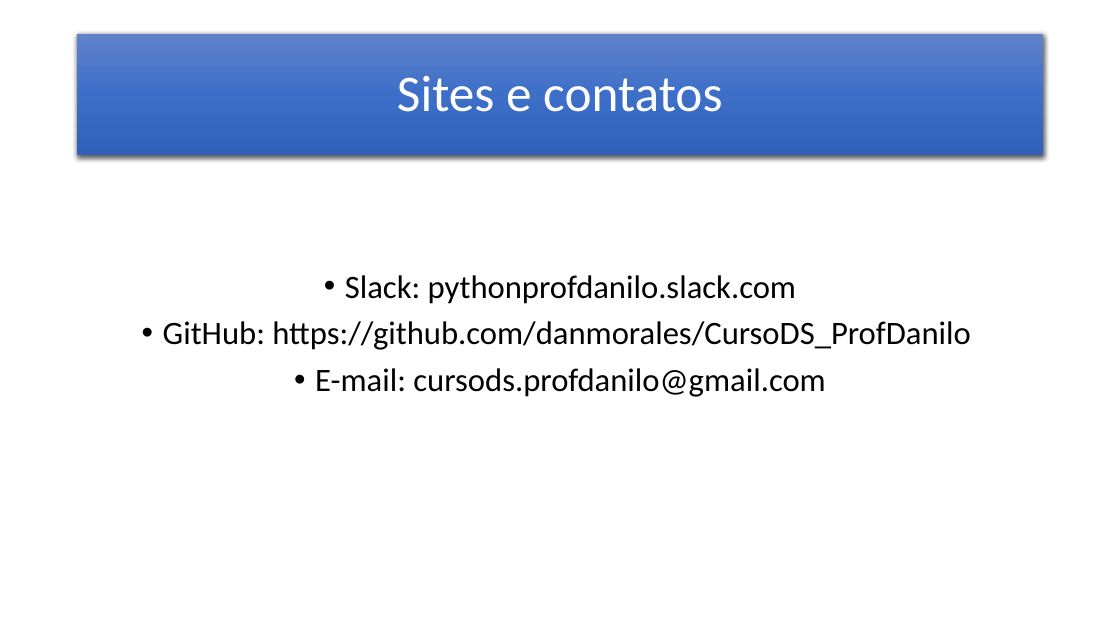
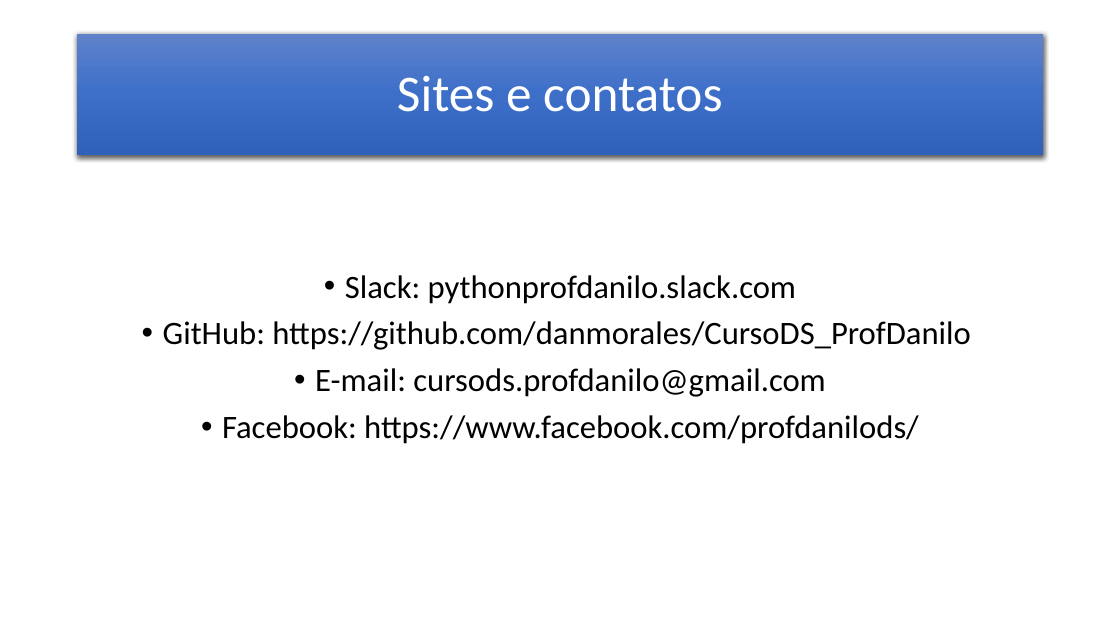
Before and after one commit to danmorales/CursoDS_ProfDanilo, a slide deck: slide 2 of Estatistica/Estatistica_Erros.pptx. Drawn at 1120x630 pixels with LibreOffice and Linux fonts; fonts in the diff are those of the drawing. Boxes give left, top, right and bottom in pixels: in the first picture for what was removed or moved away, otherwise in the second. Text is boxed around its words. In the diff, an @@ line names an element or a change of style, - is before the commit and + after.

```diff
--- a/Estatistica/Estatistica_Erros.pptx
+++ b/Estatistica/Estatistica_Erros.pptx
@@ text at (222,415,919,444): paragraph added @@
+• Facebook: https://www.facebook.com/profdanilods/
```
Also in this commit, not shown: 7 other slides changed, 2 other files.
